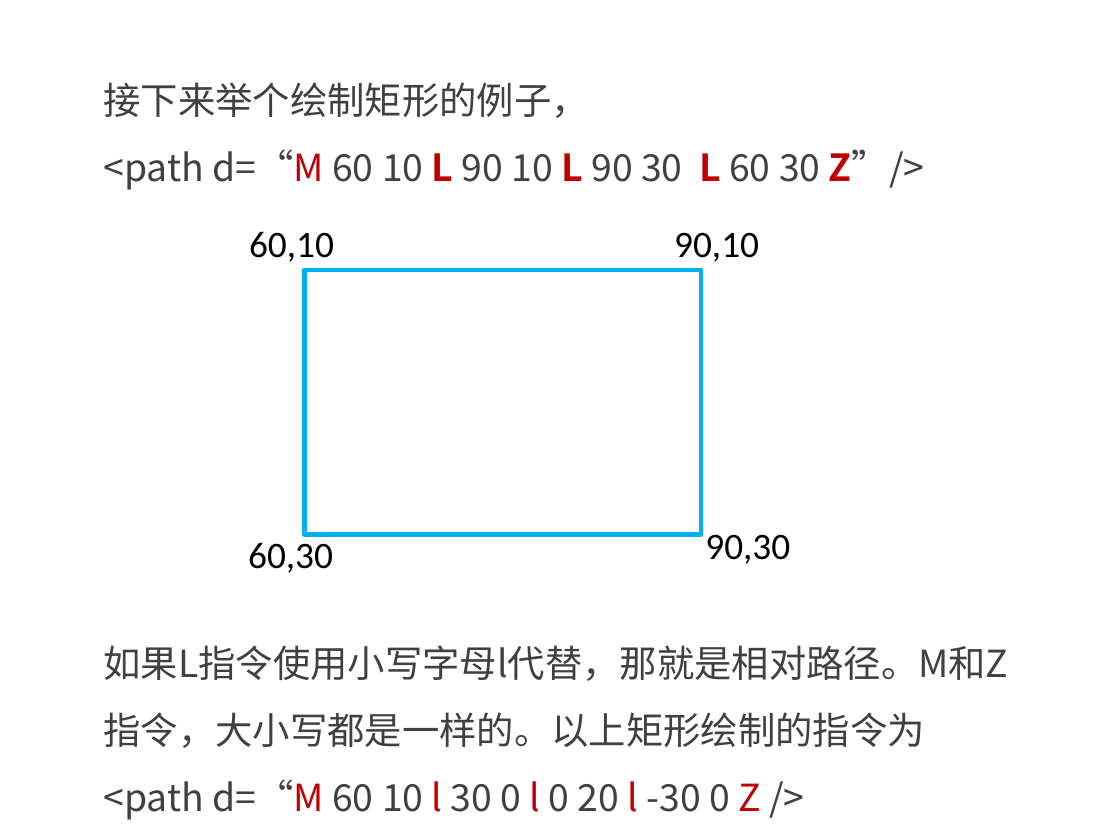
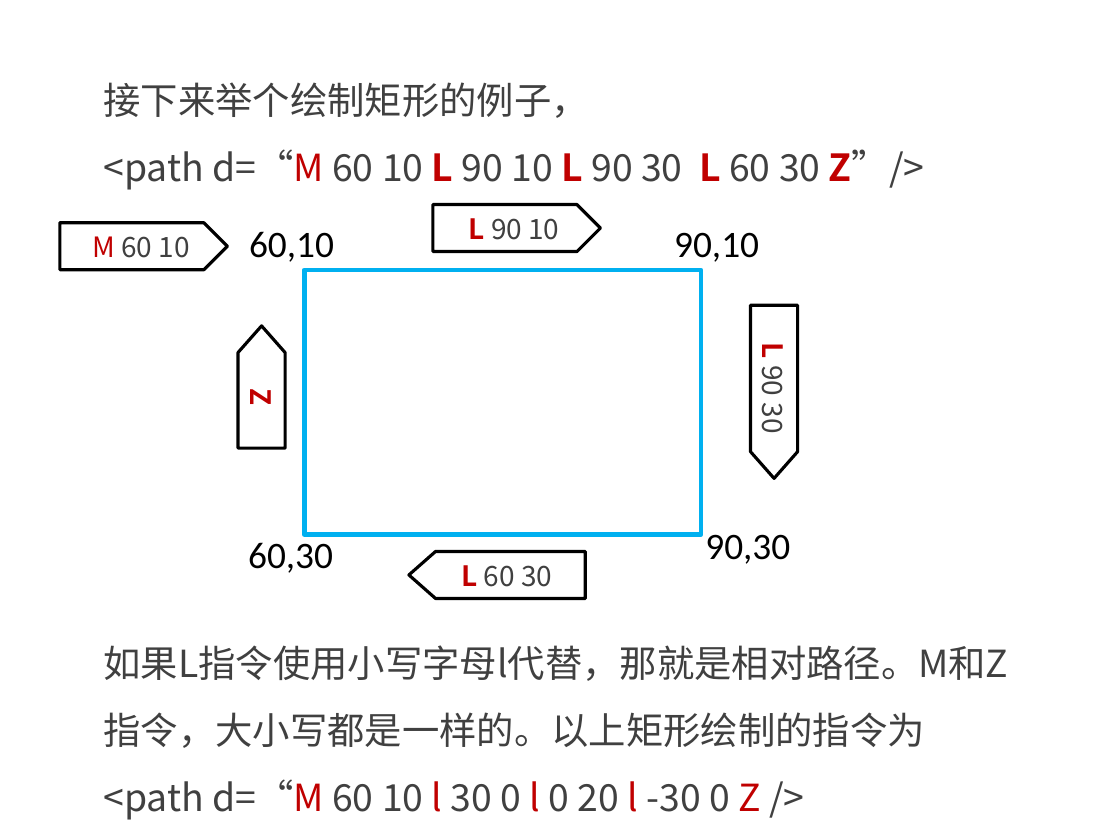
Before and after one commit to kong66/webAni, a slide deck: slide 9 of 9-svg-path-ani/svg-stroke-ani.pptx. Drawn at 1120x840 pixels with LibreOffice and Linux fonts; fonts in the diff are those of the drawing. Boxes give left, top, right and bottom in pixels: in the first picture for what was removed or moved away, otherwise in the second. Text is boxed around its words. In the diff, an @@ line names an element or a change of style, - is before the commit and + after.

```diff
--- a/9-svg-path-ani/svg-stroke-ani.pptx
+++ b/9-svg-path-ani/svg-stroke-ani.pptx
@@ pentagon arrow added at <box>433,205,601,252</box>, outline #000000 2 pt, 18 pt, text #404040 @@
+L 90 10
@@ pentagon arrow added at <box>59,223,227,270</box>, outline #000000 2 pt, 18 pt, text #404040 @@
+M 60 10
@@ pentagon arrow added at <box>238,326,285,449</box>, outline #000000 2 pt, 18 pt, text #C00000, bold @@
+Z
@@ pentagon arrow added at <box>751,305,798,479</box>, outline #000000 2 pt, 18 pt, text #404040 @@
+L 90 30
@@ pentagon arrow added at <box>409,551,585,598</box>, outline #000000 2 pt, 18 pt, text #404040 @@
+L 60 30
```
Also in this commit, not shown: 9 other slides changed, 7 slides added, 1 slide removed, 6 other files.
